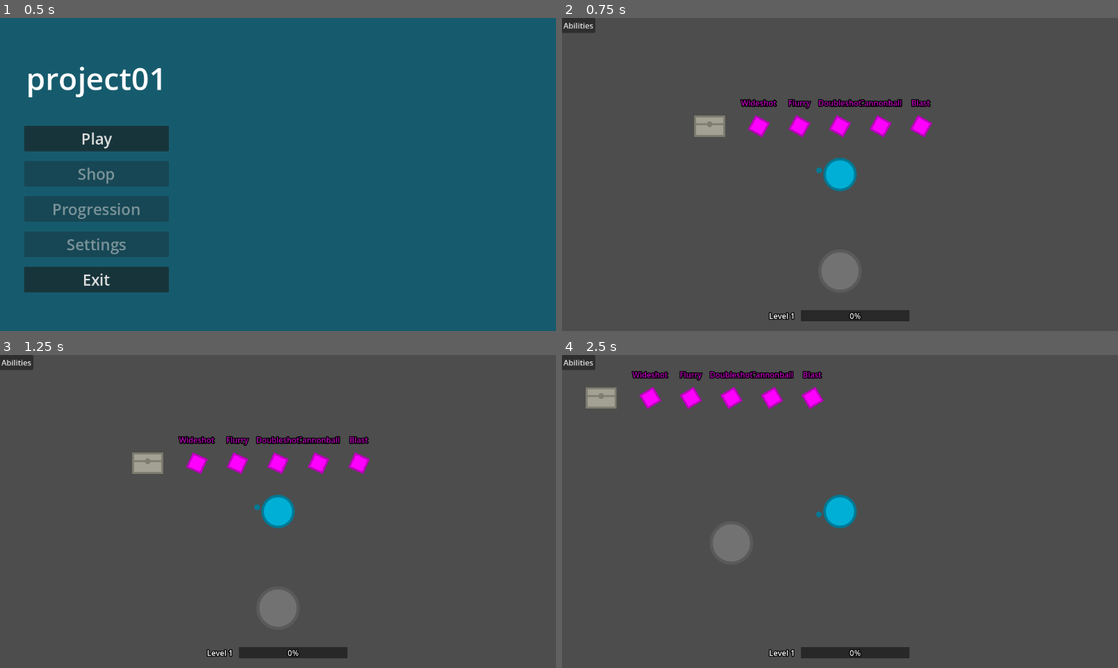
Above: before the commit, frames 1-4 (two rows, left to right).
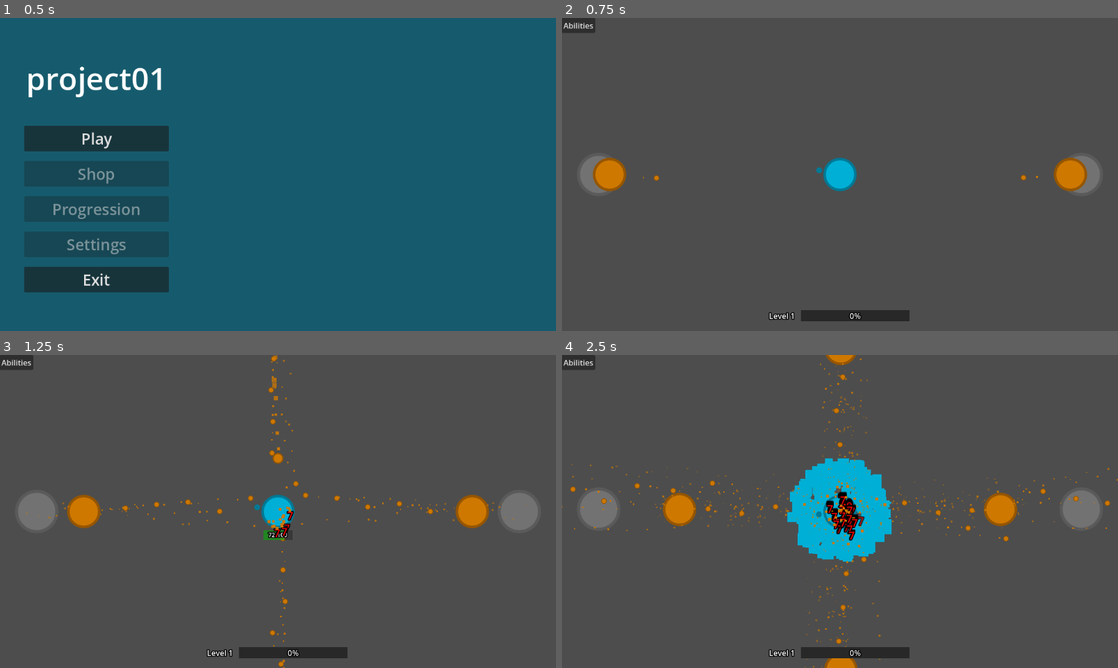
Above: after the commit, the same moments.

Repository: fmachek/geoslayer
Game: Godot game, scene res://scenes/user_interface/main_menu/main_menu.tscn
Two runs of this game, one before a commit and one after it. Both use one fixed random seed, a clock stepped at 60 frames per second and the inputs below.
Inputs (mouse positions are in pixels of both pictures, inside the frame that each line leads up to):
- Up to frame 1 (0.5 s): no input
- Up to frame 2 (0.75 s): click "Play" at 0.5 s
- Up to frame 3 (1.25 s): no input
- Up to frame 4 (2.5 s): tap Enter at 1.25 s; move the mouse to (962, 495) at 1.27 s; hold D (right) 1.28-2.03 s; tap Q at 1.35 s; click (962, 495) at 1.42 s; move the mouse to (728, 527) at 2.02 s; hold S (down) from 2.03 s (still down); tap E at 2.1 s

Frame 1 is identical in both runs. In frame 2, 4.1% of the frame differs, in the area x 3-97%, y 26-87%; in frame 3, 5.5%; in frame 4, 10%, in the area x 0-100%, y 0-100%.

Commit message:
feat: add WaveManager and hook spawners to waves
Introduce a WaveManager (script + node + UID) to handle wave lifecycle and timers (30s wave, 15s break) and emit wave/time signals. Refactor CharacterSpawner to remove its internal Timer and spawn on the WaveManager's wave_started signal. Update world.tscn to include the WaveManager node, timers, and signal connections; update world.gd to reference the manager and start waves. Adjust world_1.tscn: add multiple CharacterSpawner instances (repositioned), connect them to WaveManager, and remove several old pickup/chest instances. Overall implements centralized wave control and wiring between world, manager, and spawners.

Diff:
--- a/scenes/objects/character_spawner.tscn
+++ b/scenes/objects/character_spawner.tscn
@@ -8,15 +8,9 @@
 [node name="CharacterSpawner" type="Node2D" unique_id=1925204194]
 script = ExtResource("1_ym4pf")
 
-[node name="Timer" type="Timer" parent="." unique_id=1217807606]
-wait_time = 5.0
-autostart = true
-
 [node name="Area2D" type="Area2D" parent="." unique_id=1520312149]
 collision_layer = 0
 collision_mask = 0
 
 [node name="CollisionShape2D" type="CollisionShape2D" parent="Area2D" unique_id=1906837838]
 shape = SubResource("CircleShape2D_ym4pf")
-
-[connection signal="timeout" from="Timer" to="." method="_on_timer_timeout"]
--- a/scenes/worlds/world.tscn
+++ b/scenes/worlds/world.tscn
@@ -1,9 +1,21 @@
 [gd_scene format=3 uid="uid://cf883c61vdyvw"]
 
 [ext_resource type="Script" uid="uid://ktbtoeovvlvs" path="res://scripts/worlds/world.gd" id="1_6e51n"]
+[ext_resource type="Script" uid="uid://byi8jx8nx4koc" path="res://scripts/worlds/waves/wave_manager.gd" id="2_mnksr"]
 
 [node name="World" type="Node2D" unique_id=514046658]
 script = ExtResource("1_6e51n")
 
 [node name="PlayerSpawnPoint" type="Node2D" parent="." unique_id=432436946]
 unique_name_in_owner = true
+
+[node name="WaveManager" type="Node" parent="." unique_id=631074999]
+script = ExtResource("2_mnksr")
+
+[node name="WaveTimer" type="Timer" parent="WaveManager" unique_id=1908291477]
+
+[node name="BreakTimer" type="Timer" parent="WaveManager" unique_id=307468774]
+wait_time = 15.0
+
+[connection signal="timeout" from="WaveManager/WaveTimer" to="WaveManager" method="_on_wave_timer_timeout"]
+[connection signal="timeout" from="WaveManager/BreakTimer" to="WaveManager" method="_on_break_timer_timeout"]
--- a/scenes/worlds/world_1.tscn
+++ b/scenes/worlds/world_1.tscn
@@ -2,37 +2,27 @@
 
 [ext_resource type="PackedScene" uid="uid://cf883c61vdyvw" path="res://scenes/worlds/world.tscn" id="1_nlsqv"]
 [ext_resource type="PackedScene" uid="uid://dfc8fq2b7kwge" path="res://scenes/objects/character_spawner.tscn" id="2_xijrn"]
-[ext_resource type="PackedScene" uid="uid://csod2kqnx4jgc" path="res://scenes/objects/ability_pickups/blast_pickup.tscn" id="3_l4b44"]
-[ext_resource type="PackedScene" uid="uid://ce1887jnmvde2" path="res://scenes/objects/ability_pickups/cannonball_pickup.tscn" id="4_hbdd5"]
-[ext_resource type="PackedScene" uid="uid://cksx1tfrck0yj" path="res://scenes/objects/ability_pickups/doubleshot_pickup.tscn" id="5_s0mag"]
-[ext_resource type="PackedScene" uid="uid://dhe0vhg23svih" path="res://scenes/objects/ability_pickups/flurry_pickup.tscn" id="6_uhyjc"]
-[ext_resource type="PackedScene" uid="uid://bh8urr1ox8hwt" path="res://scenes/objects/ability_pickups/wideshot_pickup.tscn" id="7_mqxdf"]
 [ext_resource type="PackedScene" uid="uid://bn86y4tvdekxl" path="res://scenes/characters/enemies/enemy.tscn" id="8_hbdd5"]
-[ext_resource type="PackedScene" uid="uid://dvf4lqlur725" path="res://scenes/characters/containers/chest.tscn" id="10_uhyjc"]
 
 [node name="World1" unique_id=514046658 instance=ExtResource("1_nlsqv")]
 
-[node name="PlayerSpawnPoint" parent="." index="0" unique_id=432436946]
-position = Vector2(389, 0)
-
-[node name="CharacterSpawner" parent="." index="1" unique_id=1925204194 instance=ExtResource("2_xijrn")]
-position = Vector2(389, 200)
+[node name="CharacterSpawner" parent="." index="2" unique_id=1925204194 instance=ExtResource("2_xijrn")]
+position = Vector2(-500, 0)
 character_scene = ExtResource("8_hbdd5")
 
-[node name="AbilityPickup" parent="." index="2" unique_id=176297332 instance=ExtResource("3_l4b44")]
-position = Vector2(557, -100)
+[node name="CharacterSpawner2" parent="." index="3" unique_id=1513243607 instance=ExtResource("2_xijrn")]
+position = Vector2(500, 0)
+character_scene = ExtResource("8_hbdd5")
 
-[node name="AbilityPickup2" parent="." index="3" unique_id=1797437204 instance=ExtResource("4_hbdd5")]
-position = Vector2(473, -100)
+[node name="CharacterSpawner3" parent="." index="4" unique_id=358345738 instance=ExtResource("2_xijrn")]
+position = Vector2(0, -500)
+character_scene = ExtResource("8_hbdd5")
 
-[node name="AbilityPickup3" parent="." index="4" unique_id=1239000055 instance=ExtResource("5_s0mag")]
-position = Vector2(389, -100)
+[node name="CharacterSpawner4" parent="." index="5" unique_id=147456157 instance=ExtResource("2_xijrn")]
+position = Vector2(0, 500)
+character_scene = ExtResource("8_hbdd5")
 
-[node name="AbilityPickup4" parent="." index="5" unique_id=1564110824 instance=ExtResource("6_uhyjc")]
-position = Vector2(305, -100)
-
-[node name="AbilityPickup5" parent="." index="6" unique_id=599172888 instance=ExtResource("7_mqxdf")]
-position = Vector2(221, -100)
-
-[node name="Chest" parent="." index="7" unique_id=1080282355 instance=ExtResource("10_uhyjc")]
-position = Vector2(119, -100)
+[connection signal="wave_started" from="WaveManager" to="CharacterSpawner" method="_on_wave_started"]
+[connection signal="wave_started" from="WaveManager" to="CharacterSpawner2" method="_on_wave_started"]
+[connection signal="wave_started" from="WaveManager" to="CharacterSpawner3" method="_on_wave_started"]
+[connection signal="wave_started" from="WaveManager" to="CharacterSpawner4" method="_on_wave_started"]
--- a/scripts/objects/character_spawner.gd
+++ b/scripts/objects/character_spawner.gd
@@ -1,14 +1,9 @@
 extends Node2D
 
 @export var character_scene: PackedScene = preload("res://scenes/characters/character.tscn")
-@onready var timer: Timer = $Timer
-@export var spawn_timer: int = 5
 
 @export var draw_color := Color(0.447, 0.447, 0.447, 1.0)
 @export var outline_color := Color(0.352, 0.352, 0.352, 1.0)
-
-func _ready():
-	$Timer.wait_time = spawn_timer
 
 func _draw():
 	var radius = $Area2D/CollisionShape2D.shape.radius
@@ -16,12 +11,10 @@
 	var outline_width = radius/8
 	draw_arc(Vector2.ZERO, radius, 0, TAU, 32, outline_color, outline_width, true)
 
-func _on_timer_timeout() -> void:
+func spawn_character() -> void:
 	var character: Character = character_scene.instantiate()
 	character.global_position = global_position
 	get_parent().add_child(character)
-	character.died.connect(_on_character_died)
-	timer.stop()
 
-func _on_character_died():
-	timer.start()
+func _on_wave_started() -> void:
+	spawn_character()
--- /dev/null
+++ b/scripts/worlds/waves/wave_manager.gd
@@ -0,0 +1,36 @@
+class_name WaveManager
+extends Node
+
+var current_wave: int = 0
+var time_until_wave_end: int = 0 # Time in seconds
+@onready var wave_timer: Timer = $WaveTimer
+@onready var break_timer: Timer = $BreakTimer
+
+signal current_wave_changed(wave: int)
+signal time_until_wave_end_changed(time: int)
+signal wave_started()
+signal wave_ended()
+
+func start_wave() -> void:
+	current_wave += 1
+	wave_started.emit()
+	current_wave_changed.emit(current_wave)
+
+	time_until_wave_end = 30 # Each wave lasts 30 seconds
+	wave_timer.start()
+
+	print("Wave " + str(current_wave) + " started!")
+
+func _on_wave_timer_timeout() -> void:
+	time_until_wave_end -= 1
+	time_until_wave_end_changed.emit(time_until_wave_end)
+	if time_until_wave_end == 0:
+		end_wave()
+
+func end_wave() -> void:
+	wave_ended.emit()
+	wave_timer.stop()
+	break_timer.start()
+
+func _on_break_timer_timeout() -> void:
+	start_wave()
--- a/scripts/worlds/world.gd
+++ b/scripts/worlds/world.gd
@@ -2,10 +2,15 @@
 extends Node2D
 
 var player_spawn_pos: Vector2
+@onready var wave_manager: WaveManager = $WaveManager
 
 func _ready() -> void:
 	player_spawn_pos = %PlayerSpawnPoint.global_position
 	call_deferred("spawn_player")
+	call_deferred("start_wave")
 
 func spawn_player():
 	PlayerManager.spawn_player(player_spawn_pos)
+
+func start_wave():
+	wave_manager.start_wave()
Not shown, added: scripts/worlds/waves/wave_manager.gd.uid
